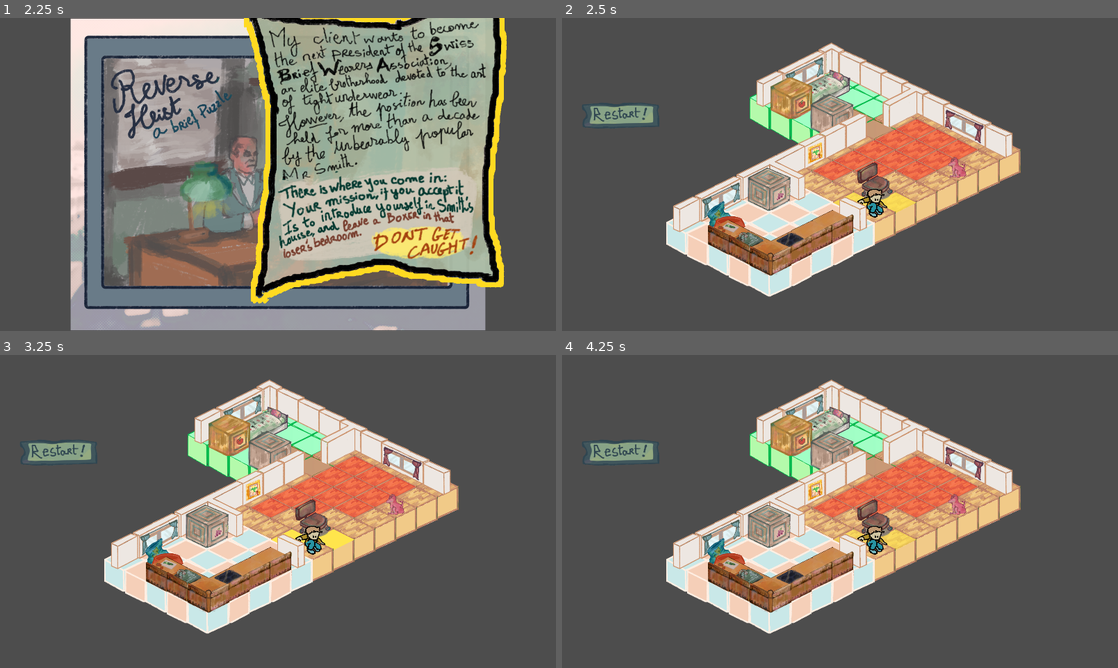
Above: before the commit, frames 1-4 (two rows, left to right).
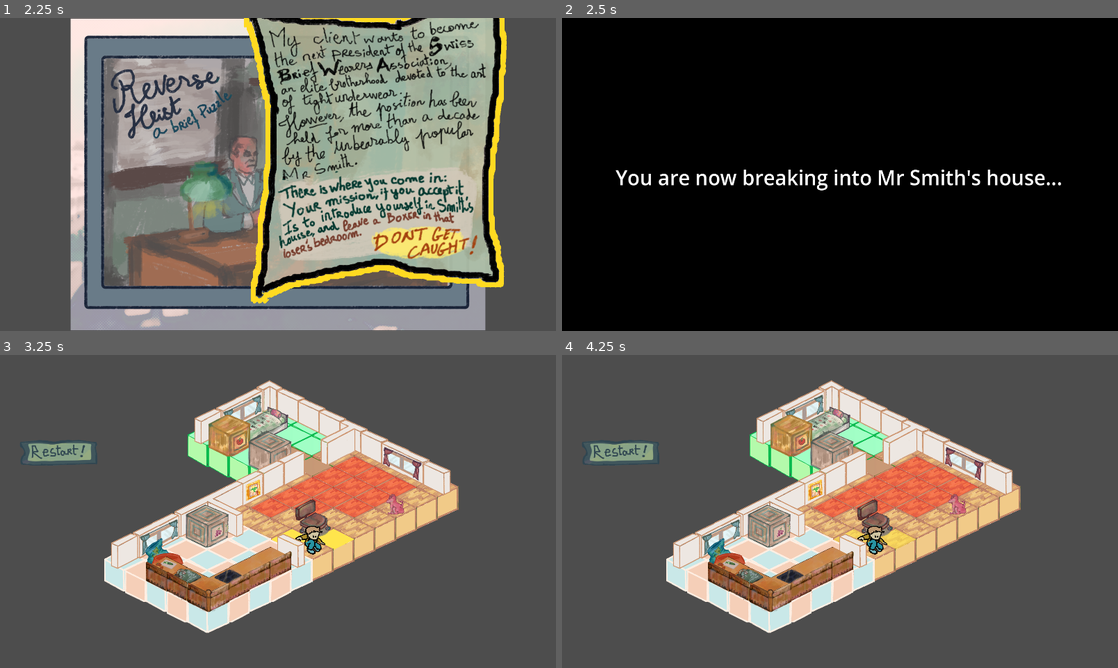
Above: after the commit, the same moments.

Repository: remimorvan/isometric-reverse-heist-simulator-2000
Game: Godot game, scene res://scenes/start_screen.tscn
The game is run twice, just before and just after one commit, with the same random seed, the same clock (stepped at 60 frames per second) and the same inputs. The engine's default icon, where the game draws it, is replaced by a stand-in: a white triangle on a blue panel in a dark square.
Inputs (mouse positions are in pixels of both pictures, inside the frame that each line leads up to):
- Up to frame 1 (2.25 s): tap Enter at 0.5 s; move the mouse to (400, 158) at 0.52 s; click (400, 158) at 0.67 s; move the mouse to (166, 190) at 1.27 s; click (166, 190) at 1.42 s; move the mouse to (333, 105) at 2.02 s; click (333, 105) at 2.17 s
- Up to frame 2 (2.5 s): no input
- Up to frame 3 (3.25 s): tap Space at 2.75 s; move the mouse to (250, 574) at 2.77 s; click (250, 574) at 2.92 s
- Up to frame 4 (4.25 s): tap Enter at 3.5 s; move the mouse to (1006, 558) at 3.52 s; click (1006, 558) at 3.67 s

Frame 1 is identical in both runs. In frame 2, 100% of the frame differs, in the area x 0-100%, y 0-100%; in frame 3, 2.1%; in frame 4, 2.1%.

Commit message:
added intermediate screen

Diff:
--- a/scenes/MainLevel.tscn
+++ b/scenes/MainLevel.tscn
@@ -22,6 +22,7 @@
 script = ExtResource("1_jsrw5")
 
 [node name="Mayson" parent="." instance=ExtResource("2_jsrw5")]
+scale = Vector2(1, 0.994962)
 tile_size = 240.0
 
 [node name="Restart" type="Node2D" parent="Mayson"]
--- /dev/null
+++ b/scenes/intermediate_screen.tscn
@@ -0,0 +1,42 @@
+[gd_scene load_steps=4 format=3 uid="uid://cswbi1lm3yxqi"]
+
+[ext_resource type="Script" uid="uid://x0fgkjrbmdc6" path="res://scripts/intermediate_screen.gd" id="1_isgb6"]
+
+[sub_resource type="Gradient" id="Gradient_uywg6"]
+offsets = PackedFloat32Array(0)
+colors = PackedColorArray(0, 0, 0, 1)
+
+[sub_resource type="GradientTexture2D" id="GradientTexture2D_isgb6"]
+gradient = SubResource("Gradient_uywg6")
+
+[node name="IntermediateScreen" type="Node2D"]
+script = ExtResource("1_isgb6")
+
+[node name="Camera2D" type="Camera2D" parent="."]
+
+[node name="Sprite2D" type="Sprite2D" parent="."]
+scale = Vector2(33.1608, 18.2464)
+texture = SubResource("GradientTexture2D_isgb6")
+
+[node name="Label" type="Label" parent="."]
+offset_left = -775.0
+offset_top = -40.0
+offset_right = 775.0
+offset_bottom = 56.0
+scale = Vector2(0.995166, 1.02863)
+theme_override_font_sizes/font_size = 70
+text = "You are now breaking into Mr Smith's house..."
+
+[node name="Node2D" type="Node2D" parent="."]
+position = Vector2(-1200, -700)
+scale = Vector2(253.267, 138.073)
+
+[node name="Button" type="Button" parent="Node2D"]
+modulate = Color(1, 1, 1, 0)
+self_modulate = Color(1, 1, 1, 0)
+offset_right = 8.0
+offset_bottom = 8.0
+scale = Vector2(1.13013, 1.16542)
+
+[connection signal="button_down" from="Node2D/Button" to="." method="_on_button_button_down"]
+[connection signal="pressed" from="Node2D/Button" to="." method="_on_button_pressed"]
--- /dev/null
+++ b/scripts/intermediate_screen.gd
@@ -0,0 +1,13 @@
+extends Node2D
+
+func _ready() -> void:
+	var timer := Timer.new()
+	add_child(timer)
+	timer.wait_time = 5
+	timer.one_shot = true
+	timer.timeout.connect(func(): get_tree().change_scene_to_file("res://scenes/MainLevel.tscn"))
+	timer.start()
+	return
+
+func _on_button_pressed() -> void:
+	get_tree().change_scene_to_file("res://scenes/MainLevel.tscn")
--- a/scripts/start_screen.gd
+++ b/scripts/start_screen.gd
@@ -10,4 +10,4 @@
 
 func _on_second_button_pressed() -> void:
 	self.visible = false
-	get_tree().change_scene_to_file("res://scenes/MainLevel.tscn")
+	get_tree().change_scene_to_file("res://scenes/intermediate_screen.tscn")
Not shown, added: scripts/intermediate_screen.gd.uid
